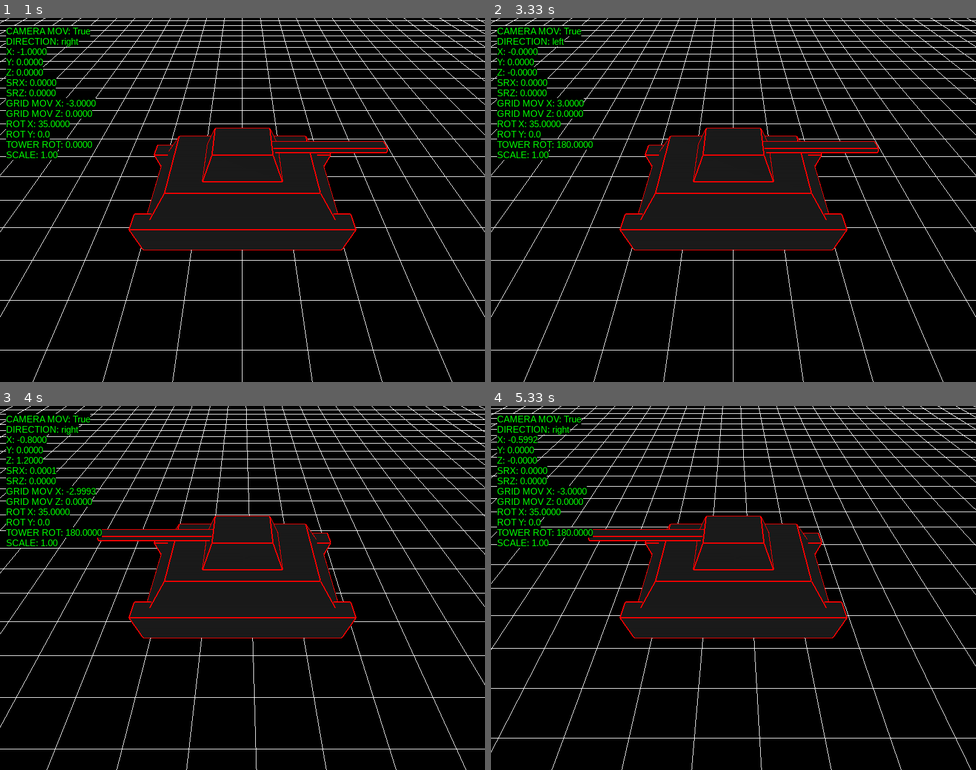
Above: before the commit, frames 1-4 (two rows, left to right).
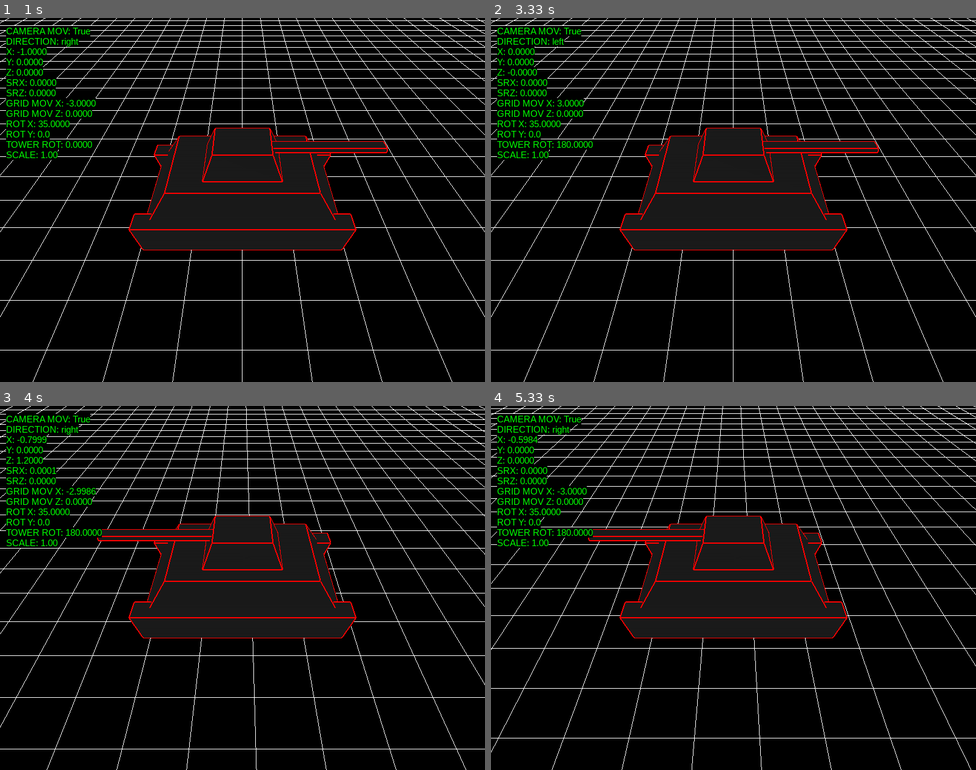
Above: after the commit, the same moments.

Repository: antonioam82/tank_controller
Game: pygame game, started from tank_demo_v.py
Two runs of this game, one before a commit and one after it. Both use one fixed random seed, a clock stepped at 60 frames per second and the inputs below.
Inputs:
- Up to frame 1 (1 s): tap Y at 0.33 s; hold Right from 0.67 s (still down)
- Up to frame 2 (3.33 s): release Right at 1.13 s; hold Up 1.17-1.47 s; tap J at 1.23, 1.57, 1.87, 2.07, 2.37, 2.63, 2.97, 3.27 s; tap C at 1.32, 2.72 s; hold Right 1.5-1.97 s; hold Left 2-2.53 s; tap V at 2.15 s; hold Down 2.57-2.87 s; hold Left 2.9-3.3 s
- Up to frame 3 (4 s): hold Up 3.33-3.7 s; tap J at 3.4, 3.8 s; tap V at 3.48 s; hold Right from 3.73 s (still down); tap C at 3.88 s
- Up to frame 4 (5.33 s): tap J at 4.1, 4.47, 4.87, 5.17 s; release Right at 4.37 s; hold Down 4.4-4.77 s; hold Left 4.8-5.27 s; tap V at 4.95 s; hold Right from 5.3 s (still down)

Frame 1 is identical in both runs. In frame 2, less than 0.1% of the frame differs, in the area x 3-10%, y 7-11%; in frame 3, less than 0.1%; in frame 4, 0.2%, in the area x 0-100%, y 0-100%.

Commit message:
Limitado FPS a 120

Diff:
--- a/tank_demo_v.py
+++ b/tank_demo_v.py
@@ -574,8 +574,7 @@
             draw_text(font, 10, 366, f'SCALE: {scale:.2f}')
 
         pygame.display.flip()
-        clock.tick(0)
-        #pygame.time.wait(10)
+        clock.tick(120)
 
     glDeleteLists(grid, 1)
     glDeleteLists(model_base, 1)
--- a/tanque_pygame.py
+++ b/tanque_pygame.py
@@ -546,7 +546,7 @@
             #draw_text(font, 10, 366, f'FPS: {clock.get_fps():.0f}')
 
         pygame.display.flip()
-        clock.tick(0)   # sin límite de FPS; el vsync del driver limita naturalmente
+        clock.tick(120)
 
     glDeleteLists(grid, 1)
     glDeleteLists(model_base, 1)
